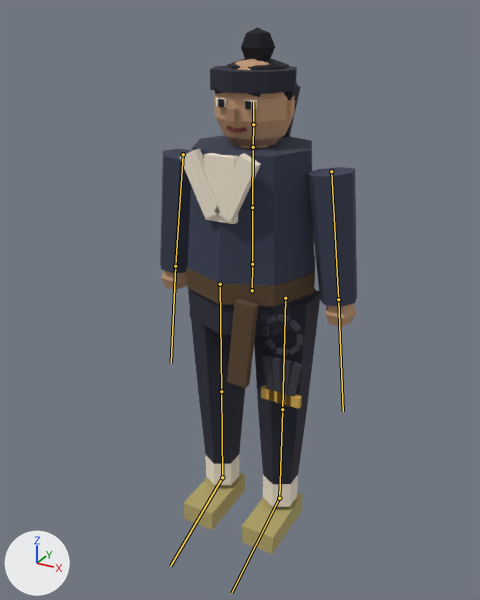
An edit to the glTF model assets3d/npcs/npc_N206.glb, drawn before and after from the same camera.
Rendered twice from a 50 mm lens placed at (1.0, -1.907, 1.859), pointed at (-0.025, -0.044, 0.927). Arrows for +X, +Y and +Z are at lower left; the lights stay in place. The first picture is the older version. The bones that change, and the others that lie on the model, are drawn over the model as lines.

Names of what the first picture shows: 'npc_N206_part0', 'npc_N206_part1', 'npc_N206_part10', 'npc_N206_part11', 'npc_N206_part2', 'npc_N206_part3', 'npc_N206_part4', 'npc_N206_part5', 'npc_N206_part6', 'npc_N206_part7', 'npc_N206_part8', 'npc_N206_part9'.
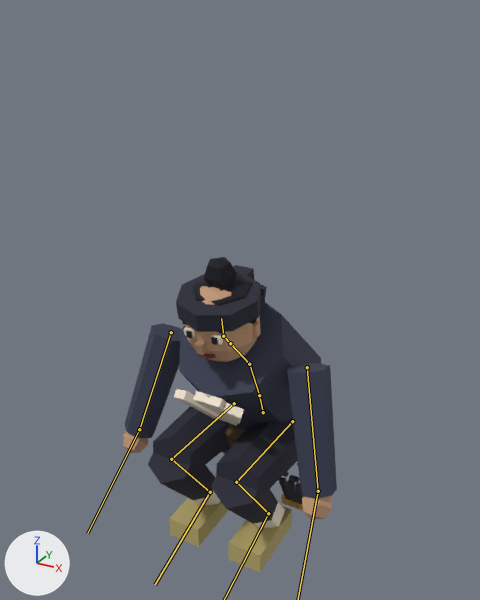
The newer file adds an action. The first version stands in its rest pose; the second is drawn at frame 12 of the action 'SquatRest'.

The change, as a diff of the scene's bpy script:
```diff
--- a/assets3d/npcs/npc_N206.glb.py
+++ b/assets3d/npcs/npc_N206.glb.py
@@ bone_hips @@
 bone_hips = bpy.data.objects['Armature'].pose.bones['Hips']  # child of 'Root'
-bone_hips.location = (0.0, 0.0, 0.0)
-bone_hips.rotation_quaternion = (1.0, 0.0, 0.0, 0.0)  # degrees (0, 0, 0)
+bone_hips.location = (0.0, -0.56, -0.1)
+bone_hips.rotation_quaternion = (0.988, 0.156, 0.0, 0.0)  # degrees (18, 0, 0)
@@ bone_spine @@
 bone_spine = bpy.data.objects['Armature'].pose.bones['Spine']  # child of 'Hips'
-bone_spine.rotation_quaternion = (1.0, 0.0, 0.0, 0.0)  # degrees (0, 0, 0)
+bone_spine.rotation_quaternion = (0.998, 0.066, 0.0, 0.0)  # degrees (8, 0, 0)
@@ bone_chest @@
 bone_chest = bpy.data.objects['Armature'].pose.bones['Chest']  # child of 'Spine'
-bone_chest.rotation_quaternion = (1.0, 0.0, 0.0, 0.0)  # degrees (0, 0, 0)
+bone_chest.rotation_quaternion = (0.988, 0.153, 0.0, 0.0)  # degrees (18, 0, 0)
@@ bone_head @@
 bone_head = bpy.data.objects['Armature'].pose.bones['Head']  # child of 'Neck'
-bone_head.rotation_quaternion = (1.0, 0.0, 0.0, 0.0)  # degrees (0, 0, 0)
+bone_head.rotation_quaternion = (0.958, -0.286, 0.0, 0.0)  # degrees (-33, 0, 0)
@@ bone_upperarm_l @@
 bone_upperarm_l = bpy.data.objects['Armature'].pose.bones['UpperArm.L']  # child of 'Chest'
-bone_upperarm_l.rotation_quaternion = (1.0, 0.0, 0.0, 0.0)  # degrees (0, 0, 0)
+bone_upperarm_l.rotation_quaternion = (-0.882, 0.447, 0.007, 0.147)  # degrees (-53, -8, -15)
@@ bone_hand_l @@
 bone_hand_l = bpy.data.objects['Armature'].pose.bones['Hand.L']  # child of 'UpperArm.L'
-bone_hand_l.rotation_quaternion = (1.0, 0.0, 0.0, 0.0)  # degrees (0, 0, 0)
+bone_hand_l.rotation_quaternion = (0.966, -0.256, -0.026, -0.026)  # degrees (-30, -4, -2)
@@ bone_upperarm_r @@
 bone_upperarm_r = bpy.data.objects['Armature'].pose.bones['UpperArm.R']  # child of 'Chest'
-bone_upperarm_r.rotation_quaternion = (1.0, 0.0, 0.0, 0.0)  # degrees (0, 0, 0)
+bone_upperarm_r.rotation_quaternion = (-0.882, 0.447, -0.007, -0.147)  # degrees (-53, 8, 15)
@@ bone_hand_r @@
 bone_hand_r = bpy.data.objects['Armature'].pose.bones['Hand.R']  # child of 'UpperArm.R'
-bone_hand_r.rotation_quaternion = (1.0, 0.0, 0.0, 0.0)  # degrees (0, 0, 0)
+bone_hand_r.rotation_quaternion = (0.966, -0.256, 0.026, 0.026)  # degrees (-30, 4, 2)
@@ bone_upperleg_l @@
 bone_upperleg_l = bpy.data.objects['Armature'].pose.bones['UpperLeg.L']  # child of 'Hips'
-bone_upperleg_l.rotation_quaternion = (1.0, 0.0, 0.0, 0.0)  # degrees (0, 0, 0)
+bone_upperleg_l.rotation_quaternion = (0.565, -0.825, 0.0, 0.0)  # degrees (-111, 0, 0)
@@ bone_lowerleg_l @@
 bone_lowerleg_l = bpy.data.objects['Armature'].pose.bones['LowerLeg.L']  # child of 'UpperLeg.L'
-bone_lowerleg_l.rotation_quaternion = (1.0, 0.0, 0.0, 0.0)  # degrees (0, 0, 0)
+bone_lowerleg_l.rotation_quaternion = (0.417, 0.909, 0.0, 0.0)  # degrees (131, 0, 0)
@@ bone_foot_l @@
 bone_foot_l = bpy.data.objects['Armature'].pose.bones['Foot.L']  # child of 'LowerLeg.L'
-bone_foot_l.rotation_quaternion = (1.0, 0.0, 0.0, 0.0)  # degrees (0, 0, 0)
+bone_foot_l.rotation_quaternion = (0.947, -0.321, 0.0, 0.0)  # degrees (-37, 0, 0)
@@ bone_upperleg_r @@
 bone_upperleg_r = bpy.data.objects['Armature'].pose.bones['UpperLeg.R']  # child of 'Hips'
-bone_upperleg_r.rotation_quaternion = (1.0, 0.0, 0.0, 0.0)  # degrees (0, 0, 0)
+bone_upperleg_r.rotation_quaternion = (0.565, -0.825, 0.0, 0.0)  # degrees (-111, 0, 0)
@@ bone_lowerleg_r @@
 bone_lowerleg_r = bpy.data.objects['Armature'].pose.bones['LowerLeg.R']  # child of 'UpperLeg.R'
-bone_lowerleg_r.rotation_quaternion = (1.0, 0.0, 0.0, 0.0)  # degrees (0, 0, 0)
+bone_lowerleg_r.rotation_quaternion = (0.417, 0.909, 0.0, 0.0)  # degrees (131, 0, 0)
@@ bone_foot_r @@
 bone_foot_r = bpy.data.objects['Armature'].pose.bones['Foot.R']  # child of 'LowerLeg.R'
-bone_foot_r.rotation_quaternion = (1.0, 0.0, 0.0, 0.0)  # degrees (0, 0, 0)
+bone_foot_r.rotation_quaternion = (0.947, -0.321, 0.0, 0.0)  # degrees (-37, 0, 0)
```

Where the change shows, as pixel boxes [x1, y1, x2, y2] in the pictures (480 x 600 px):
'npc_N206_part4', posed (8% wider, 14% taller)
    before: [160, 135, 357, 307]
    after: [125, 302, 337, 498]
'npc_N206_part0', posed
    before: [188, 66, 320, 484]
    after: [148, 265, 297, 524]
'npc_N206_part1', posed (50% shorter)
    before: [180, 98, 298, 507]
    after: [174, 327, 285, 529]
'npc_N206_part5', posed (7% wider, 13% shorter)
    before: [161, 59, 356, 327]
    after: [123, 286, 332, 520]
'npc_N206_part2', posed
    before: [184, 472, 303, 554]
    after: [169, 498, 292, 573]
'npc_N206_part3', posed
    before: [186, 255, 315, 388]
    after: [224, 424, 246, 448]
'npc_N206_part7', posed
    before: [214, 27, 300, 100]
    after: [182, 257, 265, 334]
'npc_N206_part11', posed
    before: [262, 314, 303, 397]
    after: [279, 463, 303, 504]
'npc_N206_part8', posed (8% wider, 7% taller)
    before: [227, 108, 238, 122]
    after: [195, 340, 207, 355]
'npc_N206_part6', posed (45% taller)
    before: [218, 99, 251, 109]
    after: [186, 330, 218, 345]
'npc_N206_part9', posed
    before: [226, 126, 246, 133]
    after: [199, 353, 216, 359]
bone 'Hips', root to tip
    before: (252, 290) to (252, 264)
    after: (263, 412) to (259, 395)
bone 'Spine', root to tip
    before: (252, 264) to (252, 207)
    after: (259, 395) to (249, 364)
bone 'Chest', root to tip
    before: (252, 207) to (253, 147)
    after: (249, 364) to (230, 343)
bone 'Head', root to tip
    before: (253, 124) to (253, 101)
    after: (223, 336) to (221, 318)
bone 'UpperArm.L', root to tip
    before: (331, 171) to (338, 299)
    after: (307, 367) to (318, 491)
bone 'UpperArm.R', root to tip
    before: (183, 154) to (175, 266)
    after: (171, 332) to (139, 429)
bone 'Hand.R', root to tip
    before: (175, 266) to (171, 363)
    after: (139, 429) to (87, 533)
bone 'UpperLeg.L', root to tip
    before: (285, 298) to (282, 409)
    after: (292, 421) to (236, 482)
bone 'LowerLeg.L', root to tip
    before: (282, 409) to (279, 498)
    after: (236, 482) to (268, 513)
bone 'UpperLeg.R', root to tip
    before: (220, 284) to (221, 391)
    after: (234, 403) to (171, 459)
bone 'LowerLeg.R', root to tip
    before: (221, 391) to (222, 477)
    after: (171, 459) to (210, 492)
bone 'Foot.R', root to tip
    before: (222, 477) to (170, 566)
    after: (210, 492) to (155, 584)
